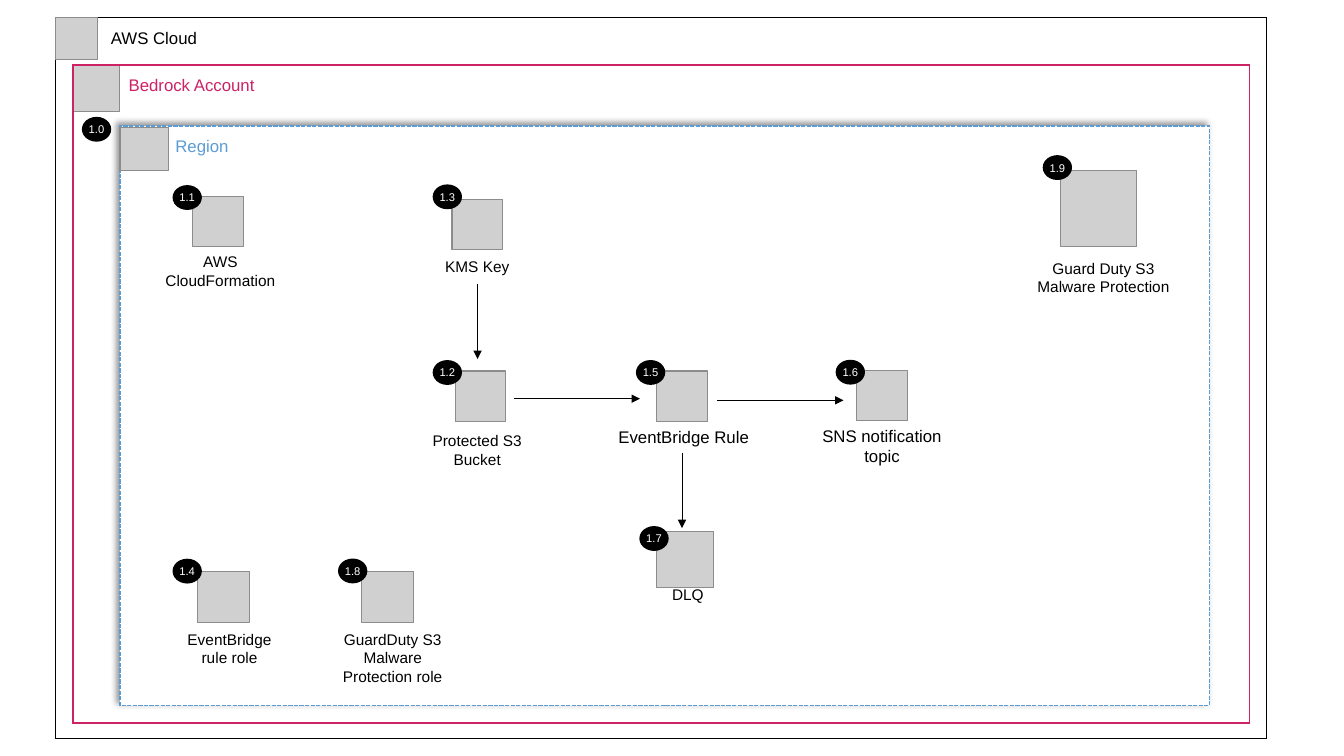
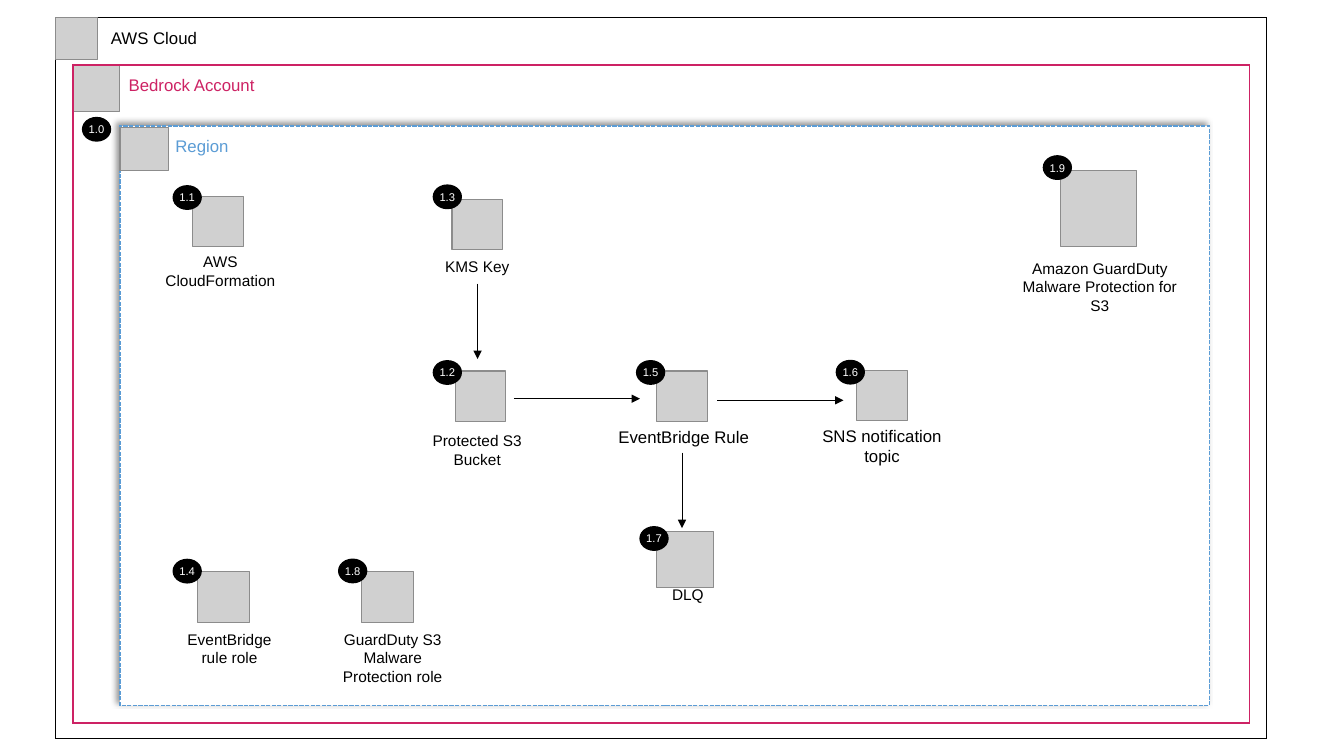
Before and after one commit to aws-samples/aws-security-reference-architecture-examples, a slide deck: slide 1 of aws_sra_examples/solutions/genai/sra_guardduty_malware_protection_for_s3/documentation/sra-guardduty-malware-protection-for-s3.pptx. Drawn at 1344x756 pixels with LibreOffice and Linux fonts; fonts in the diff are those of the drawing; grey boxes stand for pictures. Boxes give left, top, right and bottom in pixels: in the first picture for what was removed or moved away, otherwise in the second. Text is boxed around its words. In the diff, an @@ line names an element or a change of style, - is before the commit and + after.

```diff
--- a/aws_sra_examples/solutions/genai/sra_guardduty_malware_protection_for_s3/documentation/sra-guardduty-malware-protection-for-s3.pptx
+++ b/aws_sra_examples/solutions/genai/sra_guardduty_malware_protection_for_s3/documentation/sra-guardduty-malware-protection-for-s3.pptx
@@ text at <box>1023,263,1177,311</box>: text changed @@
-Guard Duty S3 Malware Protection
+Amazon GuardDuty Malware Protection for S3
```
Also in this commit, not shown: 3 other files.
